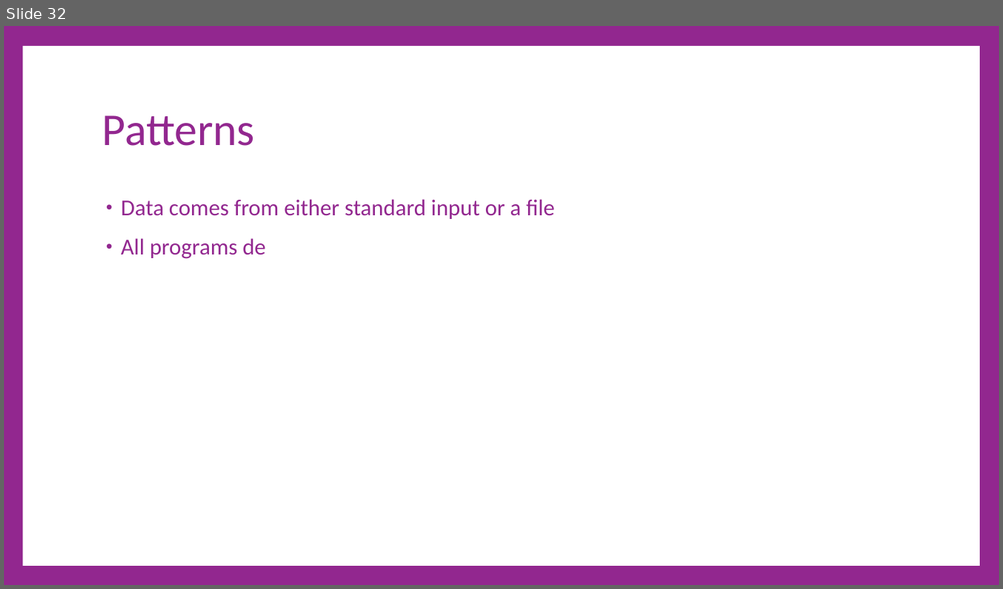
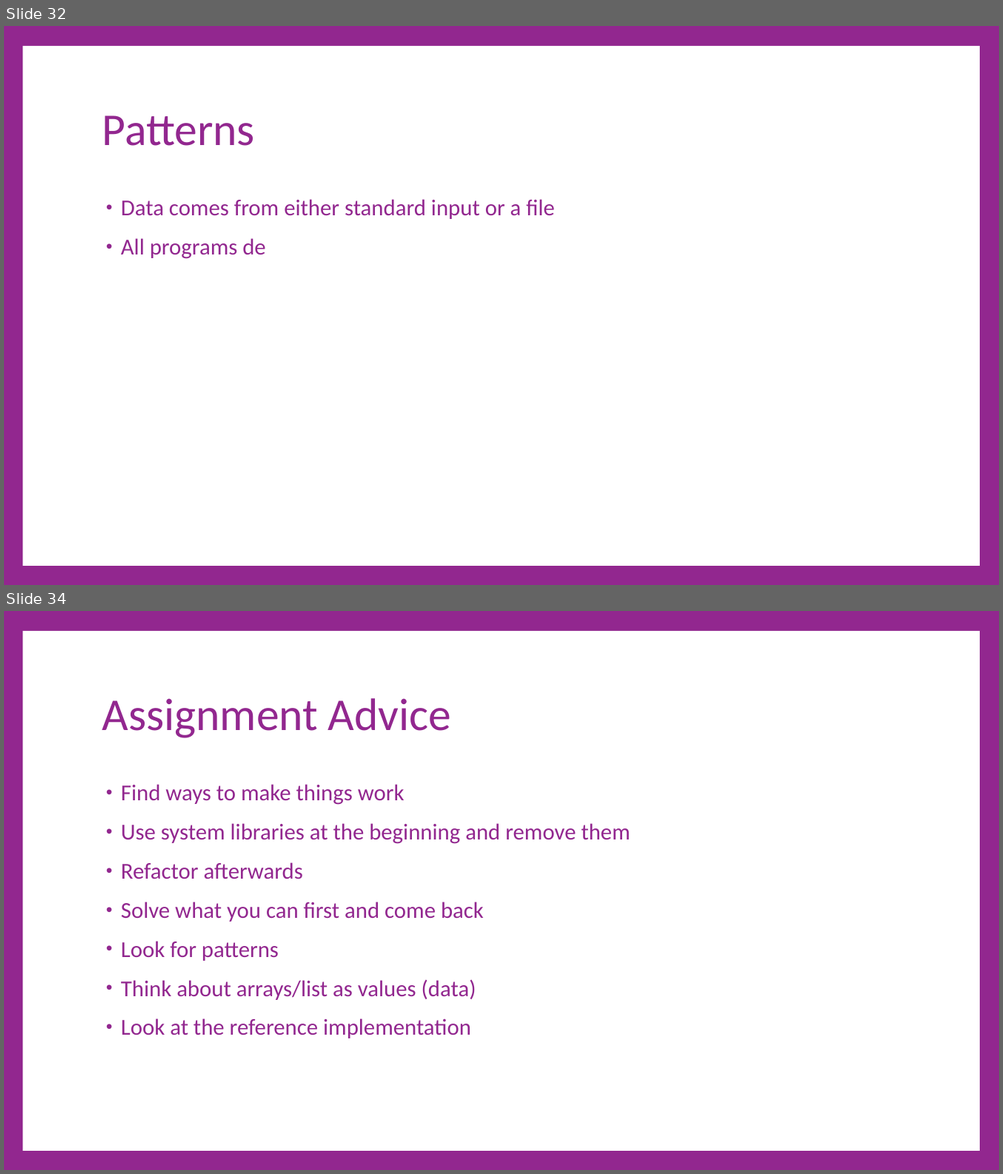
Before and after one commit to cdiggins/cs321, a slide deck: class-notes/cs321-winter-2023-lecture-7.pptx. Shown one above the other, each under a label of ours: slide 32 before the commit, slides 32 and 34 after it; the slides between them are not shown. The pictures are 1003x589 and 1003x1174 pixels, drawn with LibreOffice and Linux fonts; fonts in the diff are those of the drawing. Boxes give left, top, right and bottom in pixels: in the first picture for what was removed or moved away, otherwise in the second. Text is boxed around its words. In the diff, an @@ line names an element or a change of style, - is before the commit and + after.

```diff
--- a/class-notes/cs321-winter-2023-lecture-7.pptx
+++ b/class-notes/cs321-winter-2023-lecture-7.pptx
@@ slide 34 added at [4, 611, 999, 1170], background #92278F; not listed: 1 template element that a slide beside it also shows @@
@@ title added at [102, 698, 451, 738], 66 pt, text #92278F @@
+Assignment Advice
@@ text added at [121, 784, 630, 1039], 33 pt, text #92278F @@
+• Find ways to make things work
+• Use system libraries at the beginning and remove them
+• Refactor afterwards
+• Solve what you can first and come back
+• Look for patterns
+• Think about arrays/list as values (data)
+• Look at the reference implementation
```
Also in this commit, not shown: 1 slide changed, 2 other slides added, 4 other files.
